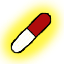
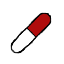
The second 64×64 image is a revision of the first. Changes to its layers:
hid "Calque 1" over [0, 0, 64, 64]
